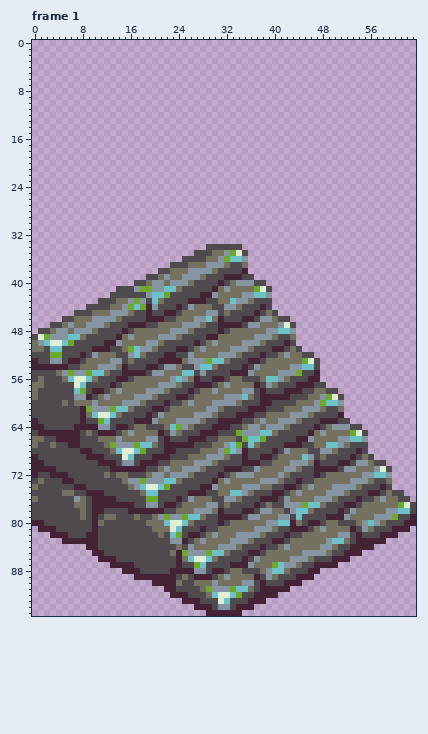
Pixel-art file -- src/main/resources/sprites/stairs.aseprite. Above: the version before the commit.
64x96 pixels, 2 frames. Colours within 5 levels of each other are drawn and written as one. Shown: frame 1.
Once edited:
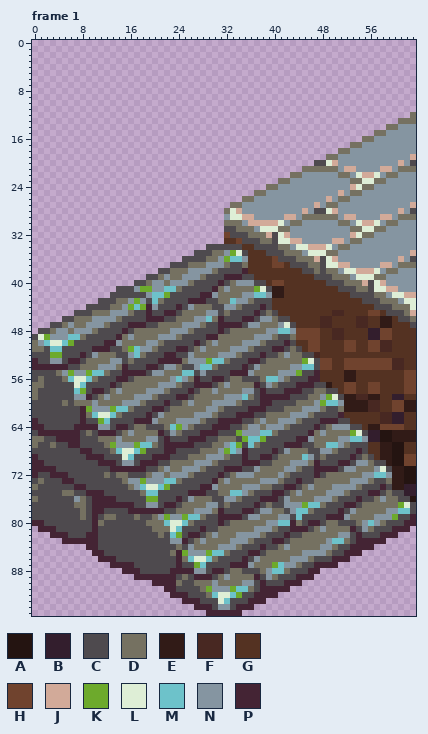
Palette (. is transparent): A #241411  B #331e2d  C #4e4a4e  D #757161  E #311b17  F #482822  G #543222  H #70432e  J #d2aa99  K #6daa2c  L #deeed6  M #6dc2ca  N #8595a1  P #442434
Edits made:
layer "Layer 2" added
--- frame 1, layer "Layer 2"
@@ x 30..63 @@
 11 ..................................
-12 ..................................
-13 ..................................
-14 ..................................
-15 ..................................
-16 ..................................
-17 ..................................
-18 ..................................
-19 ..................................
-20 ..................................
-21 ..................................
-22 ..................................
-23 ..................................
-24 ..................................
-25 ..................................
-26 ..................................
-27 ..................................
-28 ..................................
-29 ..................................
-30 ..................................
-31 ..................................
-32 ..................................
-33 ..................................
-34 CCCCC.............................
-35 DDNKLC............................
-36 DNKMMN............................
-37 NNDCCD............................
-38 DCCCCP............................
-39 CCPPPCC...........................
-40 CPCDNNNCC.........................
-41 PDNDDDDKLC........................
-42 NDDDDNNMMN........................
-43 CDDMNNDCCC........................
-44 CCNNDCCCPC........................
-45 NCDCCCCPCDC.......................
-46 DPCCCPPCNNDCC.....................
-47 CPPPPCNNDDDNLC....................
-48 CPCDDDDDDNNMMN....................
-49 PDDDDDDNNNDCCD....................
-50 NDDDDNNNDCCCPC....................
-51 DDDNNNDCCCPPCDC...................
-52 DNNNDCCCPCCDNDDCC.................
-53 MMDCCCPPCDDDDDDKLC................
-54 DCCCCPCNDDDDDNNMMC................
-55 CCCPPPNDDDDNNNKCCP................
-56 PPCDDCCCDMMNDCCCPP................
-57 CDNDDDDPCNDCCCPPPCC...............
-58 NDDDDNNCPCCCPPPCCDDCC.............
-59 DDNNNMDCPPPPPCCCDDNKLC............
-60 NNNNDCCCPPCCCCDDDNKMMN............
-61 NDCCCCPPPCCCDDDNNNDCCD............
-62 DCCCPPPCCDDDDNNNDCCCCP............
-63 CPPPPCCDNDDNNNDCCCPPPCC...........
-64 PPPCCDNNDNNNDCCCCPCDNNNCC.........
-65 PCCCKNNNMMDCCCCCPDNDDDDKLC........
-66 CDDDCKMMKCCCCCPPNDDDDNNMMN........
-67 DDNMKCMDCCCCPPPCCDDMMNDCCC........
-68 DNKMNPCCCCPCNDDDCCNNDCCCPC........
-69 NNDCCPCCPPCDDDDMNCDCCCCPCDC.......
-70 DCCCCPPPCCDDDNNNDPCCCPPCNNDCC.....
-71 CCPPPCCNDDDDNNDCCPPPPCNNDDDNLC....
-72 CPCDNNNDDDDNDCCCCPCDDDDDDNNMMN....
-73 PDNDDDDDNNNDCCPCCDDDDDDNNNDCCD....
-74 NDDDDNNNDDCCPPCDNDDDNNNNDCCCPC....
-75 CDDMMNDCCCPPCDNDDDDNNNDCCCPPCDCC..
-76 CCNNDCCCPPPCNDDDDNNNDCCCPCCDNDDCC.
+12 .................................D
+13 ...............................DDD
+14 .............................DDNNN
+15 ...........................DDNNNNN
+16 .........................DDNNNNNNN
+17 .......................DDNNNNNNNNN
+18 .....................DDNNNNNNNNNNN
+19 ...................DDNNNNNNNNNNNNJ
+20 .................CCLJNNNNNNNNNNJNC
+21 ...............DDDDDDNJJNNNNJJNDDD
+22 .............DDNNNNNNDDNLJJLNDDNNN
+23 ...........DDNNNNNNNNNNDDLLDDNNNNN
+24 .........DDNNNNNNNNNNNNJLDDNNNNNNN
+25 .......DDNNNNNNNNNNNNJNDDNNNNNNNNN
+26 .....DDNNNNNNNNNNNNJNDDNNNNNNNNNNN
+27 ...DDNNNNNNNNNNNNJNDDNNNNNNNNNNNNJ
+28 ..DLJNNNNNNNNNNJNCCLJNNNNNNNNNNJNC
+29 ..NLLJJNNNNNJJNDDDDDDNJJNNNNJJNDDD
+30 ..DDDNJJJJJLNDDNNNNNNDDNLJJLNDDNNN
+31 ..CCDDDNLLLDDNNNNNNNNNNDDLLDDNNNNN
+32 ..HCCCDDDJCLJNNNNNNNNNNJLDDNNNNNNN
+33 ..GGHCCCDDCLLJJNNNNNJJNDDNNNNNNNNN
+34 CCCCCGGCCCCDDNLLJJJLNDDNNNNNNNNNNN
+35 DDNKLCGGGCCCDDDNLLLDDNNNNNNNNNNNNJ
+36 DNKMMNGGGGHCCCDDDJCLJNNNNNNNNNNJNC
+37 NNDCCDGGGGHHGCCCDDCLLJJNNNNNJJNDDD
+38 DCCCCPGGGGGGGGGCCDCDDNLLJJJLNDDNNN
+39 CCPPPCCGGGGGGGGGGCCCDDDNLLLDDNNNNN
+40 CPCDNNNCCGHHGGGGGGGCCCDDDJCLJNNNNN
+41 PDNDDDDKLCEEGGGGGGGGGCCCDDCLLJJNNN
+42 NDDDDNNMMNEEGGGGGGGGGGGCCCCDDNLLJJ
+43 CDDMNNDCCCGGGGGGGGGGGGGGGCCCDDDNLL
+44 CCNNDCCCPCGGGGGGGGGGGGGGGGGCCCDDDL
+45 NCDCCCCPCDCGGGGGGGGGFFGGGGHHGCCCDJ
+46 DPCCCPPCNNDCCGGGGGFFGGGGFFGGEEGCCD
+47 CPPPPCNNDDDNLCGGGGFFGGGGFFGGEEGGGC
+48 CPCDDDDDDNNMMNHHHHGGFFGGGGBBHHGGGG
+49 PDDDDDDNNNDCCDHHHHGGFFGGGGBBHHGGGG
+50 NDDDDNNNDCCCPCGGHHGGGGHHGGHHFFGGGG
+51 DDDNNNDCCCPPCDCGHHGGGGHHGGHHFFGGGG
+52 DNNNDCCCPCCDNDDCCFGGGGGGGGGGGGGGGG
+53 MMDCCCPPCDDDDDDKLCHHGGHHHHHHHHFFGG
+54 DCCCCPCNDDDDDNNMMCHHGGHHHHHHHHFFGG
+55 CCCPPPNDDDDNNNKCCPGGGGEEGGGGGGGGHH
+56 PPCDDCCCDMMNDCCCPPGGGGEEGGGGGGGGHH
+57 CDNDDDDPCNDCCCPPPCCEGGHHGGHHGGGGHH
+58 NDDDDNNCPCCCPPPCCDDCCGHHGGHHGGGGHH
+59 DDNNNMDCPPPPPCCCDDNKLCEEFFEEGGBBGG
+60 NNNNDCCCPPCCCCDDDNKMMNEEEEFFGGHHEE
+61 NDCCCCPPPCCCDDDNNNDCCDEEEEFFGGHHEE
+62 DCCCPPPCCDDDDNNNDCCCCPGGGGGGFFBBGG
+63 CPPPPCCDNDDNNNDCCCPPPCCGGGGGFFBBGG
+64 PPPCCDNNDNNNDCCCCPCDNNNCCGEEHHHHGG
+65 PCCCKNNNMMDCCCCCPDNDDDDKLCBBAAEEEE
+66 CDDDCKMMKCCCCCPPNDDDDNNMMNBBAAEEEE
+67 DDNMKCMDCCCCPPPCCDDMMNDCCCGGEEAAGG
+68 DNKMNPCCCCPCNDDDCCNNDCCCPCGGEEAAGG
+69 NNDCCPCCPPCDDDDMNCDCCCCPCDCGEEAAHH
+70 DCCCCPPPCCDDDNNNDPCCCPPCNNDCCEAAHH
+71 CCPPPCCNDDDDNNDCCPPPPCNNDDDNLCEEAA
+72 CPCDNNNDDDDNDCCCCPCDDDDDDNNMMNEEAA
+73 PDNDDDDDNNNDCCPCCDDDDDDNNNDCCDEEAA
+74 NDDDDNNNDDCCPPCDNDDDNNNNDCCCPCEEBB
+75 CDDMMNDCCCPPCDNDDDDNNNDCCCPPCDCCBB
+76 CCNNDCCCPPPCNDDDDNNNDCCCPCCDNDDCCA
 77 NCDCCCCPCDCCNNNKMMDCCCPPCDDDDDDKLC
Pixel boxes of the changes (left, top, right, bottom) in both pictures:
added: (224, 112, 416, 502)
